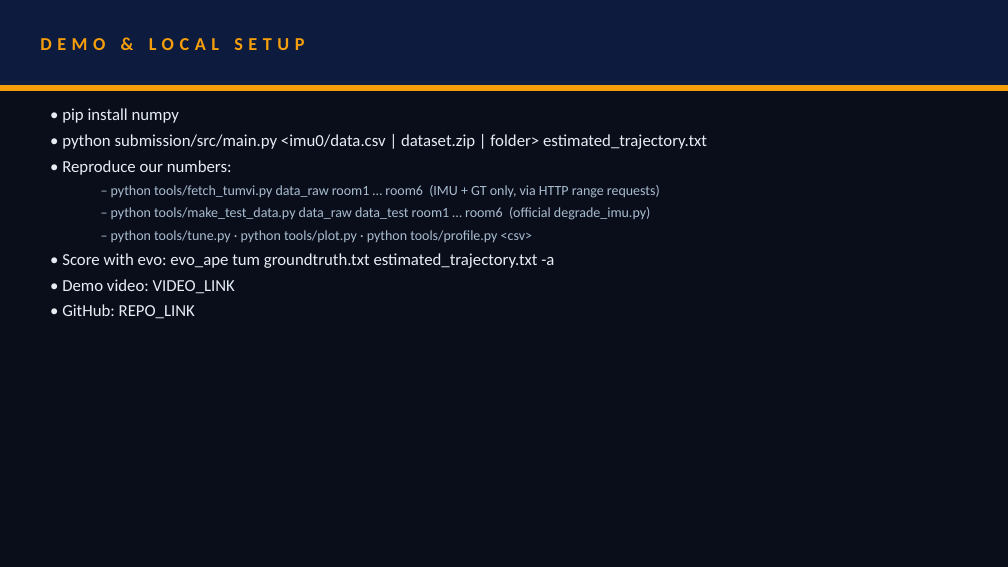
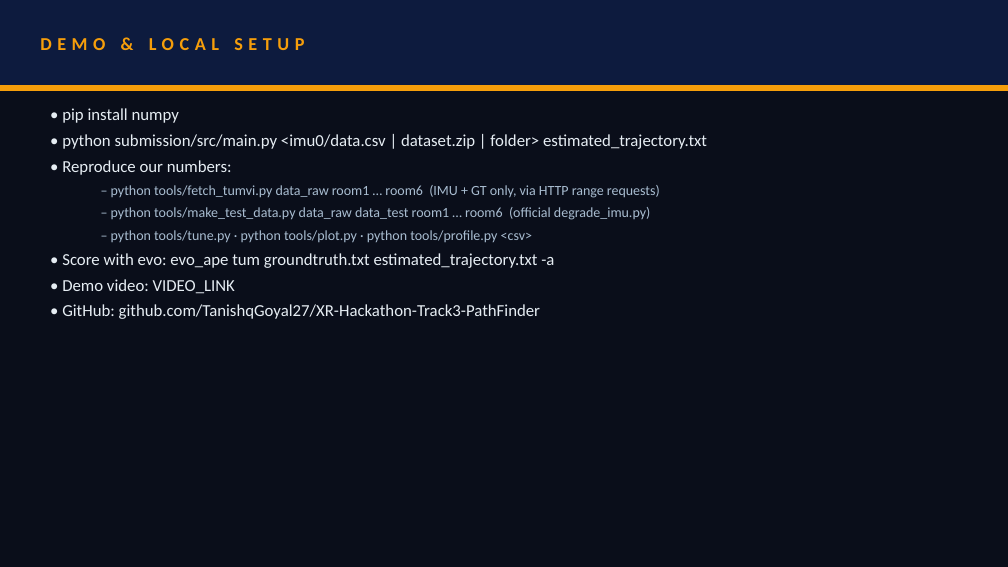
Before and after one commit to TanishqGoyal27/XR-Hackathon-Track3-PathFinder, a slide deck: slide 7 of presentation/Track3_PathFinder.pptx. Drawn at 1008x567 pixels with LibreOffice and Linux fonts; fonts in the diff are those of the drawing. Boxes give left, top, right and bottom in pixels: in the first picture for what was removed or moved away, otherwise in the second. Text is boxed around its words. In the diff, an @@ line names an element or a change of style, - is before the commit and + after.

Commit message:
Add repository link to slides

```diff
--- a/presentation/Track3_PathFinder.pptx
+++ b/presentation/Track3_PathFinder.pptx
@@ text at box(62, 304, 540, 319): text changed @@
-• GitHub: REPO_LINK
+• GitHub: github.com/TanishqGoyal27/XR-Hackathon-Track3-PathFinder
```
Also in this commit, not shown: 2 other files.
